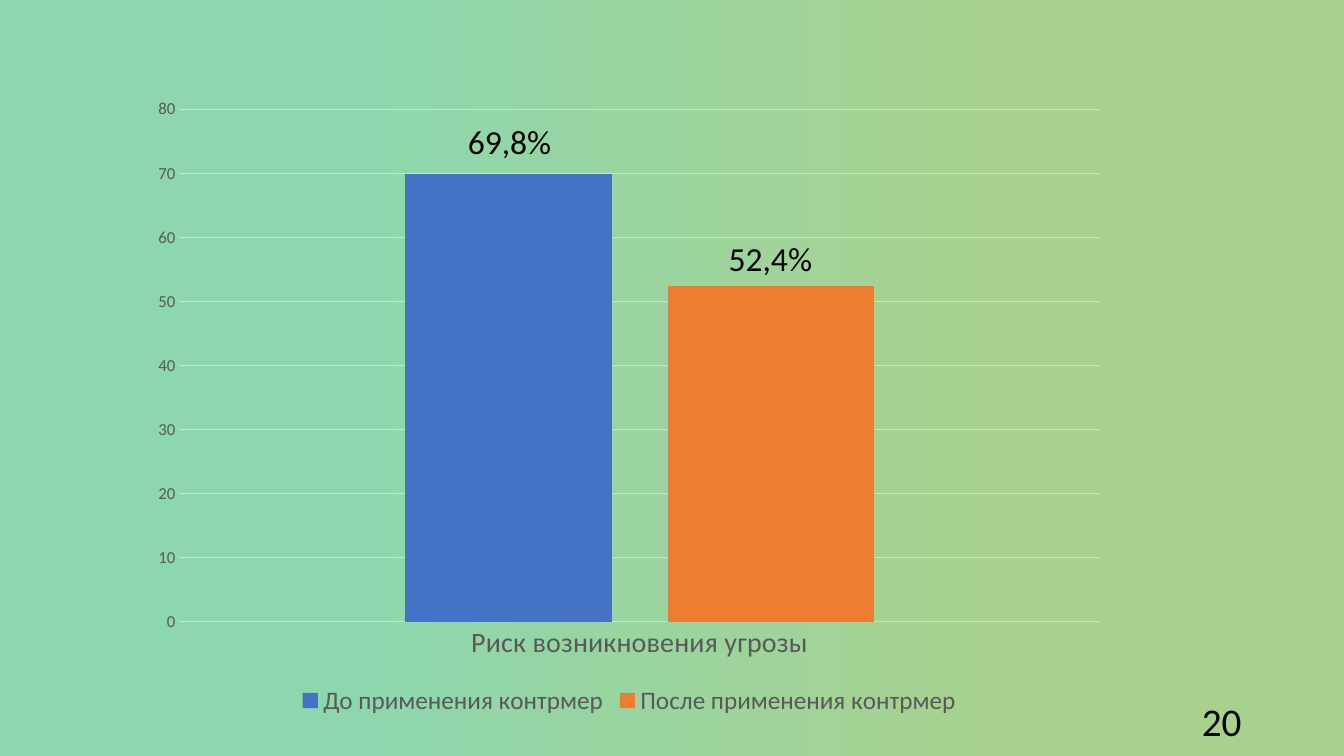
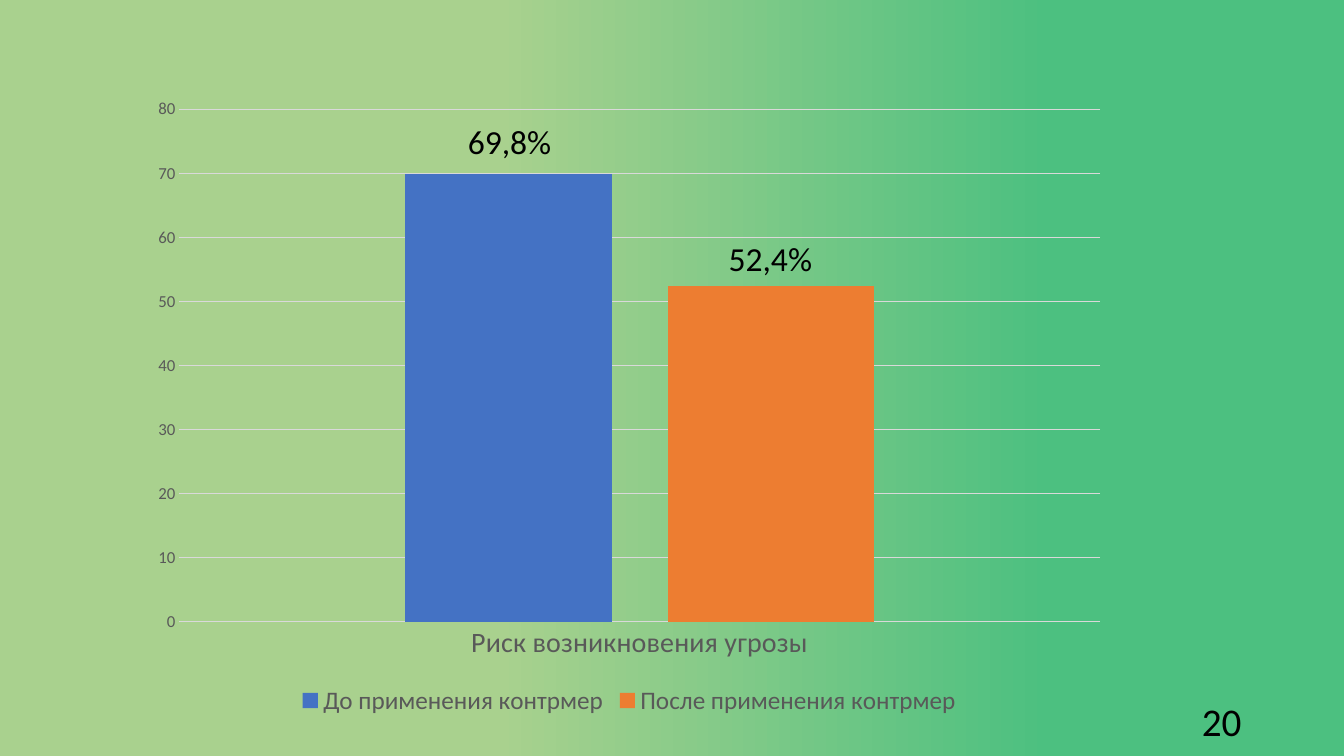
Before and after one commit to churakovra/graduateWork, a slide deck: slide 30 of product/vkr_pres.pptx. Drawn at 1344x756 pixels with LibreOffice and Linux fonts; fonts in the diff are those of the drawing. Boxes give left, top, right and bottom in pixels: in the first picture for what was removed or moved away, otherwise in the second. Text is boxed around its words. In the diff, an @@ line names an element or a change of style, - is before the commit and + after.

```diff
--- a/product/vkr_pres.pptx
+++ b/product/vkr_pres.pptx
@@ background gradient #8DD7AE to #A9D18E to gradient #A9D18E to #4CC080 @@
```
Also in this commit, not shown: 2 other slides changed, 3 other files.
